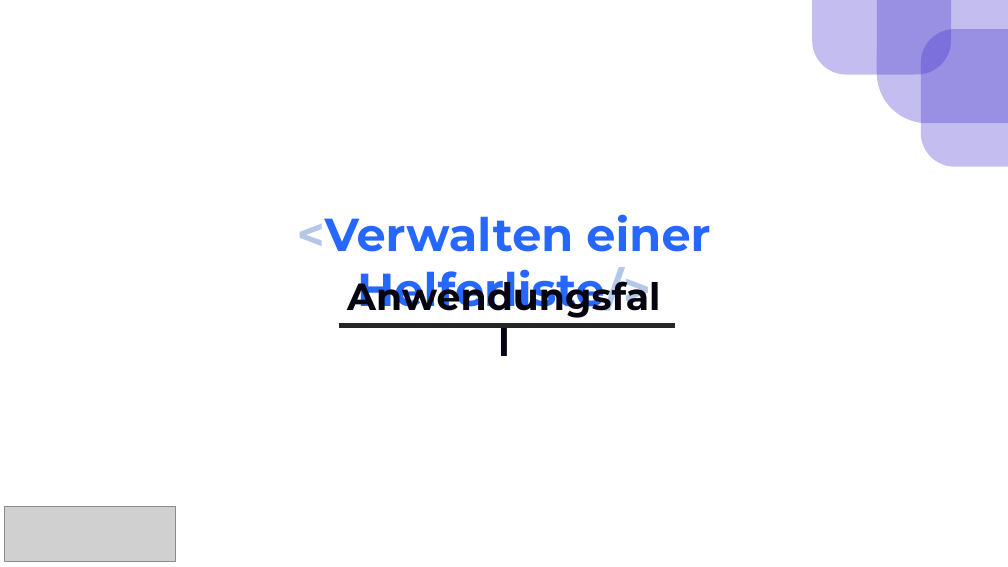
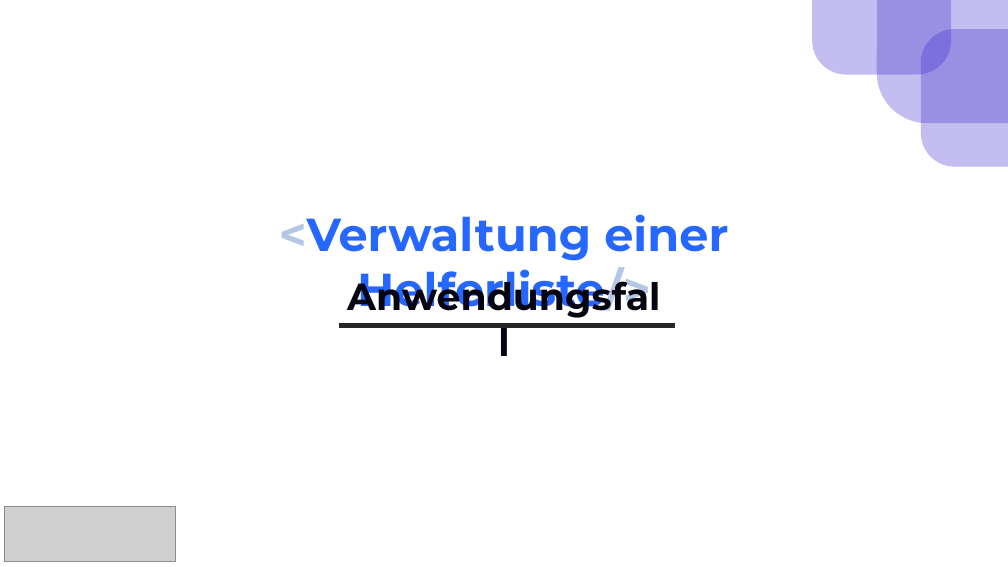
Before and after one commit to AleksandrMaj/HelferProject-LEGACY, a slide deck: slide 4 of Zwischen-Präsentation.pptx. Drawn at 1008x567 pixels with LibreOffice and Linux fonts; fonts in the diff are those of the drawing; grey boxes stand for pictures. Boxes give left, top, right and bottom in pixels: in the first picture for what was removed or moved away, otherwise in the second. Text is boxed around its words. In the diff, an @@ line names an element or a change of style, - is before the commit and + after.

```diff
--- a/Zwischen-Präsentation.pptx
+++ b/Zwischen-Präsentation.pptx
@@ text at box(279, 214, 728, 318): text changed @@
-<Verwalten einer Helferliste/>
+<Verwaltung einer Helferliste/>
```
Also in this commit, not shown: 6 other slides changed, 9 other files.
